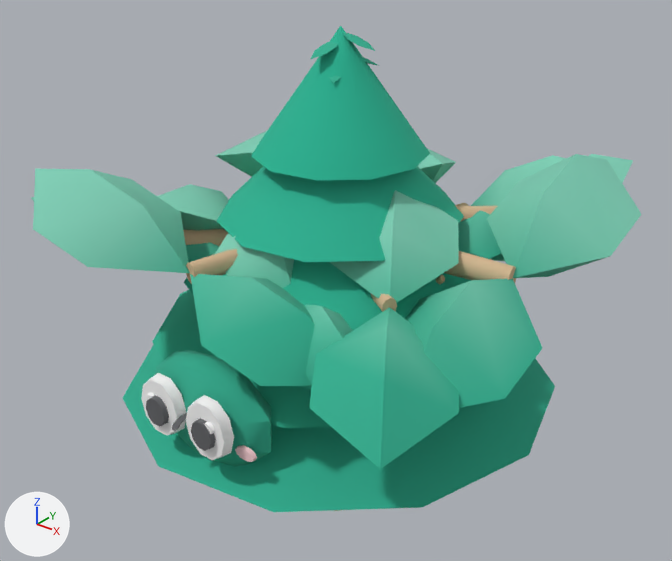
Renders of the glTF model web-forest/public/model/species/laurus-nobilis.glb from each side of a commit.
The view is the same before and after, from a camera (50 mm lens) standing at (0.955, -1.205, 1.255) and looking at (-0.012, 0.004, 0.506). Every picture has the same lights, and +X, +Y and +Z are marked at lower left. The picture after the commit comes second. Where no turn or scale is listed for an object, it has been applied to the vertices. Vertices at exactly the same position are counted once.

Objects in the first picture: 'p14', 'p15', 'p16', 'p17', 'p18', 'p19', 'p20', 'p21', 'p22', 'p23', 'p28', 'p30', 'p31', 'trunk' and 3 more.
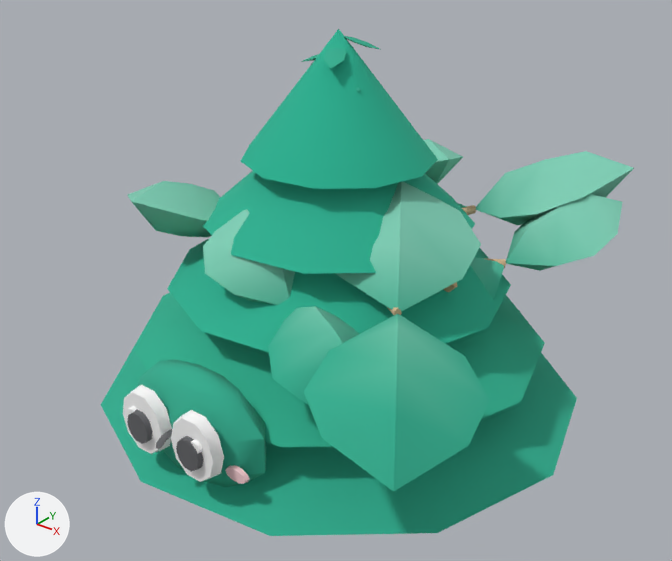
ob_body is not drawn itself; it is the parent of ob_trunk, ob_p0, ob_p1, ob_p2, ob_p3, ob_p4, ob_p5, ob_p6.

The change, as a list of edits to the scene's bpy script:
```text
Change me_mesh_17:
    used by ob_p17; parent = ob_body; location = (0.0, 0.0, 0.6); rotation_euler = (0.0, -0.00306, 0.0), in degrees (0, -0.2, 0)
    remove me_mesh_17.from_pydata(...)  # 39 vertices, 68 faces; spans x -0.011..0.531, y -0.473..0.083, z -0.143..0.143
    add me_mesh_17.from_pydata(...)  # 47 vertices, 84 faces; spans x -0.005..0.529, y -0.473..0.083, z -0.15..0.15
    me_mesh_17 part 1
    34 vertices are removed from x -0.011..0.531, y -0.459..0.07, z -0.143..0.143
    68 faces are deleted
    36 vertices are added at x -0.005..0.529, y -0.471..0.033, z -0.15..0.15
    6 new vertices lie (0.111, 0.05, 0.058) away from vertices in x 0.136..0.33, y -0.471..0.031, z -0.092..0.034
    84 new faces join them
Change me_mesh_18:
    used by ob_p18; parent = ob_body; location = (0.0, 0.0, 0.608)
    remove me_mesh_18.from_pydata(...)  # 39 vertices, 68 faces; spans x -0.539..0.016, y -0.484..0.019, z -0.129..0.129
    add me_mesh_18.from_pydata(...)  # 10 vertices, 16 faces; spans x 0.0..0.054, y 0.0..0.067, z -0.027..0.0
    me_mesh_18 part 2: the loose piece of 19 vertices spanning x -0.539..-0.117, y -0.484..-0.04, z -0.129..0.129 is deleted
    me_mesh_18 part 3
    19 vertices are removed from x -0.34..0.016, y -0.277..0.019, z -0.025..0.025
    36 faces are deleted
    9 vertices are added at x 0.002..0.054, y 0.01..0.067, z -0.027..-0.005
    16 new faces join them
Change me_mesh_20:
    used by ob_p20; parent = ob_body; location = (0.0, 0.0, 0.623)
    remove me_mesh_20.from_pydata(...)  # 39 vertices, 68 faces; spans x -0.002..0.618, y -0.339..0.397, z -0.175..0.175
    add me_mesh_20.from_pydata(...)  # 10 vertices, 16 faces; spans x -0.024..0.018, y -0.086..0.0, z -0.027..0.0
    me_mesh_20 part 4: the loose piece of 19 vertices spanning x 0.276..0.618, y -0.339..0.397, z -0.175..0.175 is deleted
    me_mesh_20 part 5: 19 vertices removed from x -0.002..0.448, y -0.025..0.05, z -0.026..0.026; 9 vertices added at x -0.024..0.018, y -0.086..-0.027, z -0.027..-0.005
Change me_mesh_21:
    used by ob_p21; parent = ob_body; location = (0.0, 0.0, 0.631); rotation_euler = (0.0, -0.0035, 0.0), in degrees (0, -0.2, 0)
    remove me_mesh_21.from_pydata(...)  # 39 vertices, 68 faces; spans x -0.472..0.281, y -0.609..0.005, z -0.156..0.156
    add me_mesh_21.from_pydata(...)  # 10 vertices, 16 faces; spans x 0.0..0.084, y -0.013..0.033, z -0.027..0.0
    me_mesh_21 part 6: the loose piece of 19 vertices spanning x -0.472..0.281, y -0.609..-0.169, z -0.156..0.156 is deleted
    me_mesh_21 part 7
    19 vertices are removed from x -0.113..0.023, y -0.393..0.005, z -0.024..0.024
    36 faces are deleted
    9 vertices are added at x 0.023..0.084, y -0.013..0.033, z -0.027..-0.005
    16 new faces join them
Change me_mesh_22:
    used by ob_p22; parent = ob_body; location = (0.0, 0.0, 0.639)
    remove me_mesh_22.from_pydata(...)  # 39 vertices, 68 faces; spans x -0.601..0.013, y -0.06..0.505, z -0.135..0.135
    add me_mesh_22.from_pydata(...)  # 10 vertices, 16 faces; spans x -0.047..0.002, y 0.0..0.074, z -0.027..0.0
    me_mesh_22 part 8: the loose piece of 19 vertices spanning x -0.601..-0.135, y -0.06..0.505, z -0.135..0.135 is deleted
    other edits to the shape of me_mesh_22 do not show in these pictures
Change me_mesh_23:
    used by ob_p23; parent = ob_body; location = (0.0, 0.0, 0.646)
    remove me_mesh_23.from_pydata(...)  # 39 vertices, 68 faces; spans x -0.017..0.525, y -0.018..0.492, z -0.114..0.114
    add me_mesh_23.from_pydata(...)  # 10 vertices, 16 faces; spans x -0.057..0.0, y -0.064..0.0, z -0.027..0.0
    me_mesh_23 part 9: the loose piece of 19 vertices spanning x 0.125..0.525, y 0.081..0.492, z -0.114..0.114 is deleted
    me_mesh_23 part 10: 19 vertices removed from x -0.017..0.338, y -0.018..0.302, z -0.026..0.026; 9 vertices added at x -0.057..-0.004, y -0.064..-0.008, z -0.027..-0.005
Change ob_body:
    ob_body.location: (-0.00634, 0.00961, 0.0) -> (0.00834, -0.0141, 0.0)
    ob_body.scale: (0.754, 0.77, 0.967) -> (0.832, 0.81, 0.967)
Change ob_p14:
    ob_p14.location: (0.0, 0.0, 0.577) -> (0.0, 0.0, 0.589)
Change ob_p15:
    ob_p15.location: (0.0, 0.0, 0.585) -> (0.0, 0.0, 0.598)
Change ob_p16:
    ob_p16.location: (0.0, 0.0, 0.593) -> (0.0, 0.0, 0.606)
Change ob_p17:
    ob_p17.location: (0.0, 0.0, 0.6) -> (0.0, 0.0, 0.615)
Change ob_p18:
    ob_p18.location: (0.0, 0.0, 0.608) -> (0.0, 0.0, 0.637)
Change ob_p19:
    ob_p19.location: (0.0, 0.0, 0.616) -> (0.0, 0.0, 0.633)
Change ob_p20:
    ob_p20.location: (0.0, 0.0, 0.623) -> (0.0, 0.0, 0.655)
Change ob_p21:
    ob_p21.location: (0.0, 0.0, 0.631) -> (0.0, 0.0, 0.663)
Change ob_p22:
    ob_p22.location: (0.0, 0.0, 0.639) -> (0.0, 0.0, 0.912)
Change ob_p23:
    ob_p23.location: (0.0, 0.0, 0.646) -> (0.0, 0.0, 0.925)
Change ob_p28:
    ob_p28.location: (0.0, 0.0, 0.957) -> (0.0, 0.0, 0.99)
Remove ob_p30:
    ob_p30 = bpy.data.objects.new('p30', me_mesh_30)
Remove ob_p31:
    ob_p31 = bpy.data.objects.new('p31', me_mesh_31)
```

Changed parts and their boxes [x1, y1, x2, y2] in the pictures (672 x 561 px):
'trunk', moved, rescaled (10% wider): before [123, 26, 555, 512]; after [101, 29, 577, 536]
'p17', reshaped, moved, rescaled (25% wider, 11% taller): before [309, 190, 459, 469]; after [303, 181, 490, 492]
'p20', reshaped, moved, rescaled (not visible afterwards): before [406, 154, 642, 408]
'p21', reshaped, moved, rescaled (not visible afterwards): before [33, 168, 315, 386]
'p14', moved, rescaled: before [215, 233, 353, 389]; after [203, 209, 359, 404]
'p16', moved, rescaled: before [455, 155, 566, 206]; after [458, 151, 634, 225]
'p13', moved, rescaled (mostly hidden before): before [490, 253, 505, 261]; after [470, 194, 623, 299]
'p15', moved, rescaled: before [157, 184, 229, 230]; after [128, 181, 220, 237]
'p23', reshaped, moved, rescaled (not visible afterwards): before [456, 154, 633, 259]
'p18', reshaped, moved, rescaled (not visible afterwards): before [31, 197, 228, 262]
'p19', moved, rescaled: before [418, 148, 456, 183]; after [424, 139, 463, 184]
'p22', reshaped, moved, rescaled (not visible afterwards): before [215, 130, 268, 177]
'p27', moved, rescaled: before [329, 76, 341, 83]; after [324, 48, 347, 68]
'p30', deleted: before [311, 42, 338, 59]
'p31', deleted: before [343, 32, 375, 51]
'p28', moved, rescaled: before [363, 57, 379, 66]; after [344, 36, 381, 50]
'p10', moved, rescaled: before [436, 275, 445, 284]; after [444, 282, 457, 292]
'p26', moved, rescaled (not visible before): after [301, 54, 319, 62]
part 2 of me_mesh_18, deleted (mostly hidden): before [31, 197, 219, 262]
part 3 of me_mesh_18, reshaped (brown): before [183, 229, 228, 246]
part 4 of me_mesh_20, deleted (green): before [406, 154, 642, 408]
part 5 of me_mesh_20, cut back (beige): before [444, 251, 516, 283]
part 6 of me_mesh_21, deleted (green): before [33, 168, 315, 386]
part 7 of me_mesh_21, reshaped (beige): before [186, 249, 238, 284]
part 9 of me_mesh_23, deleted: before [458, 154, 633, 259]
part 10 of me_mesh_23, cut back: before [456, 206, 497, 221]
